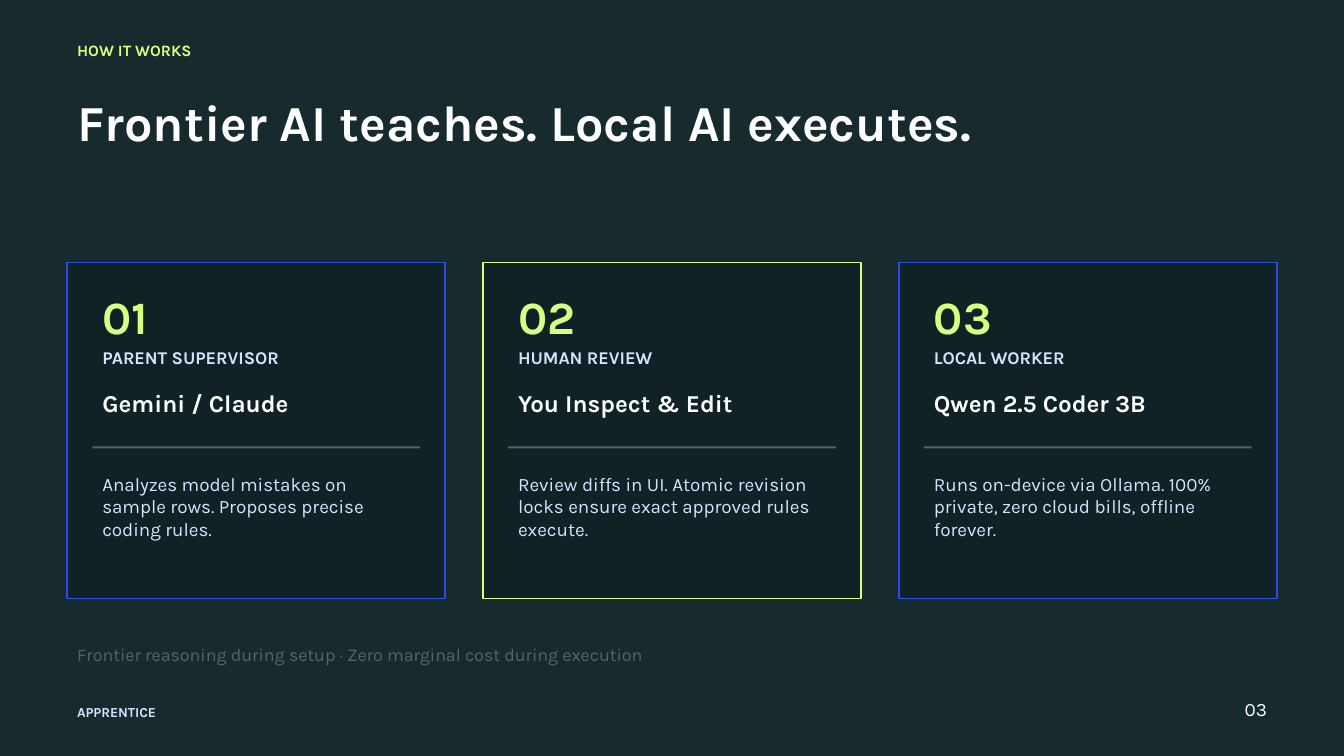
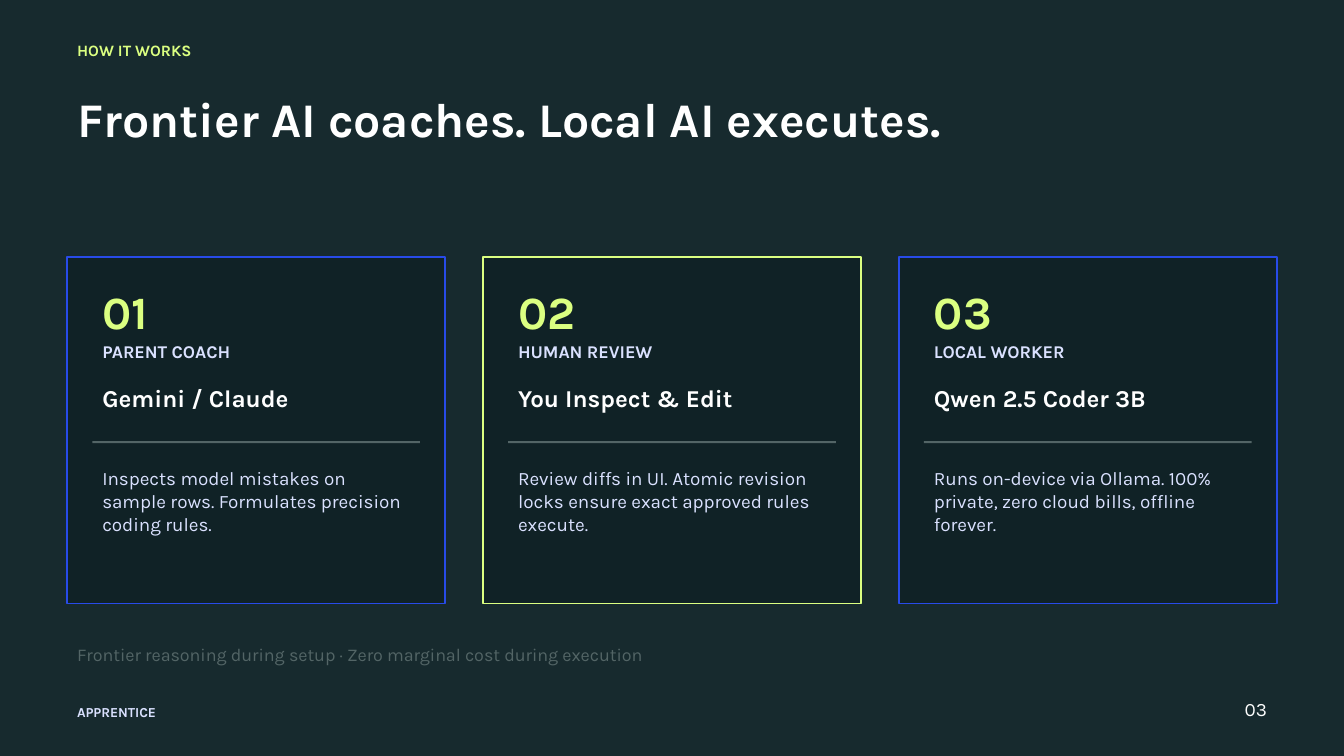
Before and after one commit to zedk1929/local-ai-job-trainer, a slide deck: slide 3 of pitch-deliverables/output/Apprentice_Draft_2.pptx. Drawn at 1344x756 pixels with LibreOffice and Linux fonts; fonts in the diff are those of the drawing. Boxes give left, top, right and bottom in pixels: in the first picture for what was removed or moved away, otherwise in the second. Text is boxed around its words. In the diff, an @@ line names an element or a change of style, - is before the commit and + after.

```diff
--- a/pitch-deliverables/output/Apprentice_Draft_2.pptx
+++ b/pitch-deliverables/output/Apprentice_Draft_2.pptx
@@ text at <box>77,102,941,138</box>: text changed; size 36 to 34.5 pt @@
-Frontier AI teaches. Local AI executes.
+Frontier AI coaches. Local AI executes.
@@ rectangle: place and size @@
-rectangle at <box>68,262,446,598</box>
+rectangle at <box>68,257,446,604</box>
@@ rectangle: place and size @@
-rectangle at <box>483,262,861,598</box>
+rectangle at <box>483,257,861,604</box>
@@ rectangle: place and size @@
-rectangle at <box>899,262,1277,598</box>
+rectangle at <box>899,257,1277,604</box>
@@ text at <box>102,346,231,359</box>: text changed @@
-PARENT SUPERVISOR
+PARENT COACH
@@ 10 texts, 3 rectangles: place and size @@
-10 texts, 3 rectangles at <box>93,303,1252,536</box>
+10 texts, 3 rectangles at <box>93,298,1252,531</box>
@@ text at <box>102,472,401,536</box>: text changed @@
-Analyzes model mistakes on sample rows. Proposes precise coding rules.
+Inspects model mistakes on sample rows. Formulates precision coding rules.
```
Also in this commit, not shown: 8 other slides changed, 1 slide added, 1 slide removed, 13 other files.
